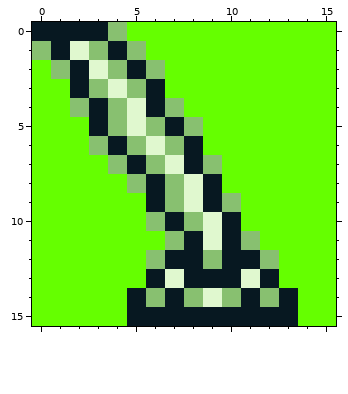
Edited in one commit: pixel-art sprite (Ruins-of-Aether/assets/avatars/writings.png). Above, as it was before the edit.
The file is 16x16 pixels.
The result:
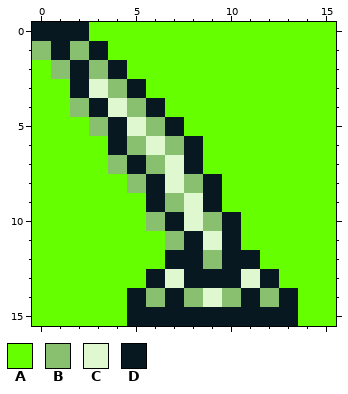
Palette (. is transparent): A #65ff00  B #88c070  C #e0f8cf  D #071821
Edits made:
{"y":0,"x":3,"old":"DB","new":"AA"}
{"y":1,"x":2,"old":"CBDB","new":"BDAA"}
{"y":2,"x":3,"old":"CBDB","new":"BDAA"}
{"y":3,"x":3,"old":"BCBD","new":"CBDA"}
{"y":4,"x":4,"old":"BC","new":"CB"}
{"y":4,"x":7,"old":"B","new":"A"}
{"y":5,"x":3,"old":"DB","new":"BD"}
{"y":5,"x":8,"old":"B","new":"A"}
{"y":6,"x":3,"old":"B","new":"A"}
{"y":7,"x":9,"old":"B","new":"A"}
{"y":8,"x":7,"old":"BC","new":"CB"}
{"y":9,"x":10,"old":"B","new":"A"}
{"y":10,"x":8,"old":"BC","new":"CB"}
{"y":11,"x":11,"old":"B","new":"A"}
{"y":12,"x":6,"old":"B","new":"A"}
{"y":12,"x":12,"old":"B","new":"A"}
{"label":"changed","picture_box":[70,22,279,269]}
